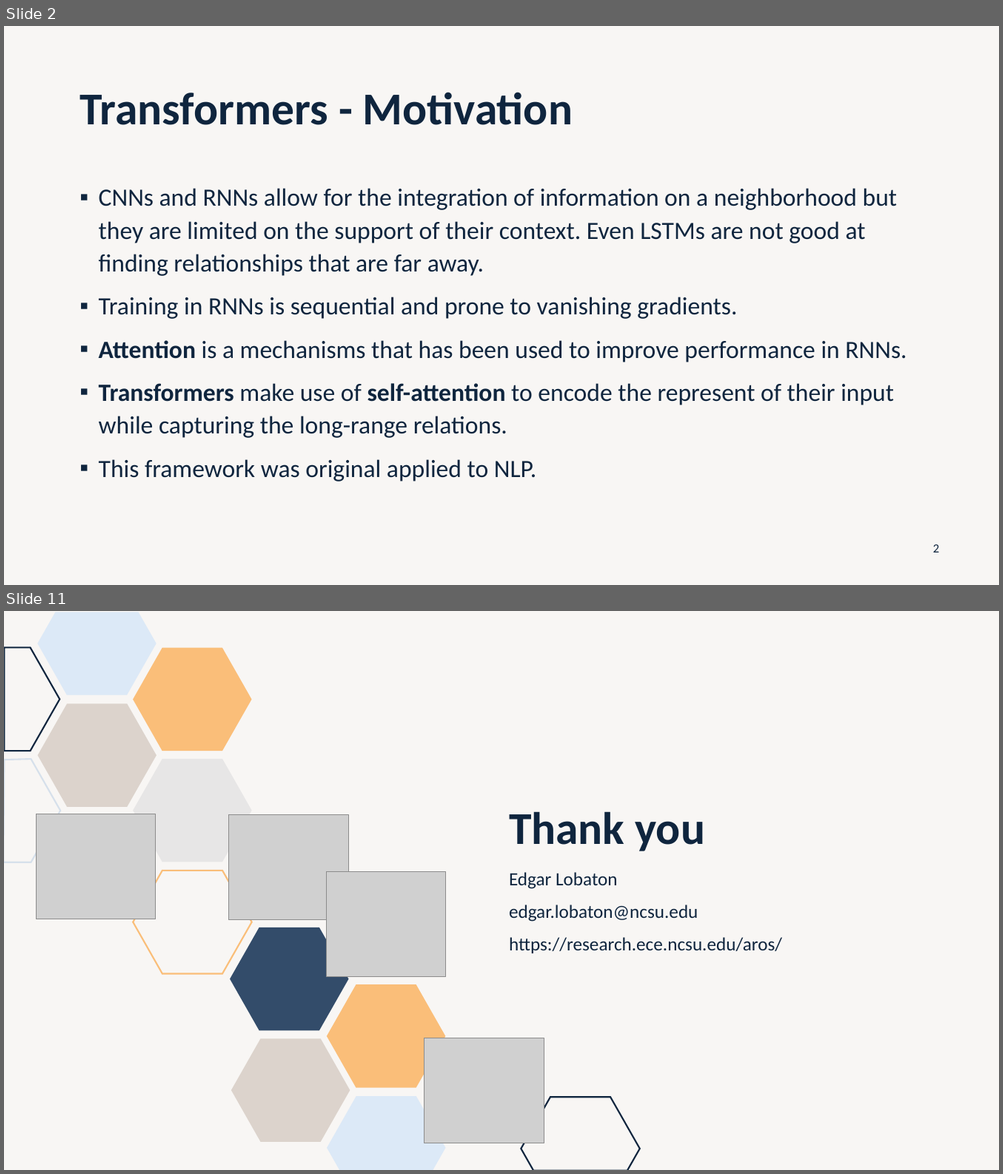
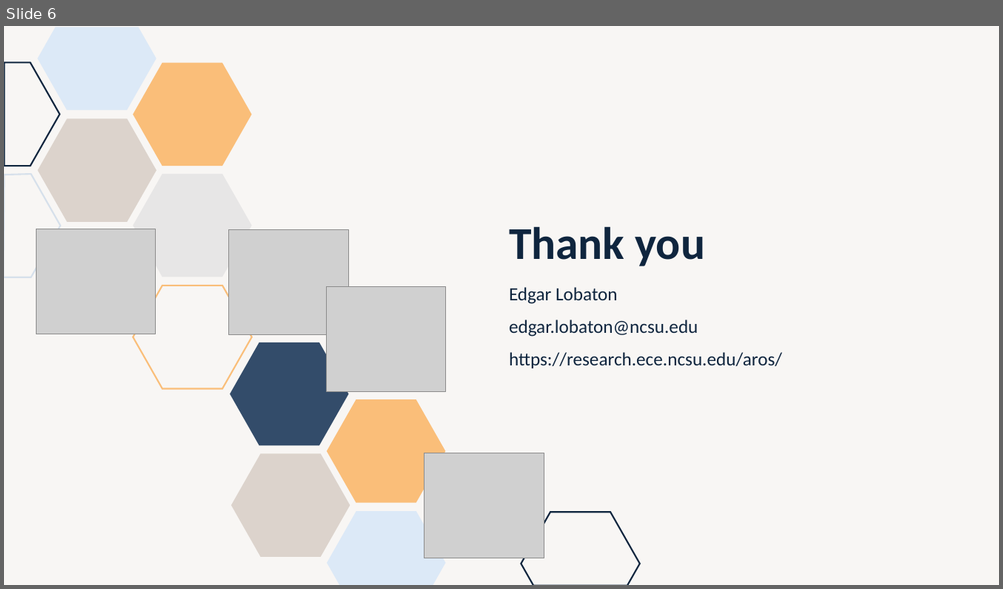
Before and after one commit to lobaton/Deep-Learning-with-Python, a slide deck: Slides/09 - Diffusion Models.pptx. Shown one above the other, each under a label of ours: slides 2 and 11 before the commit, slide 6 after it; the slides between them are not shown. The pictures are 1003x1174 and 1003x589 pixels, drawn with LibreOffice and Linux fonts; fonts in the diff are those of the drawing; grey boxes stand for pictures. Boxes give left, top, right and bottom in pixels: in the first picture for what was removed or moved away, otherwise in the second. Text is boxed around its words. In the diff, an @@ line names an element or a change of style, - is before the commit and + after.

```diff
--- a/Slides/09 - Diffusion Models.pptx
+++ b/Slides/09 - Diffusion Models.pptx
@@ slide 2 removed at <box>4,26,999,585</box>, background #DCD3CC at 20% opacity @@
@@ title removed at <box>79,92,572,125</box> @@
-Transformers - Motivation
@@ text removed at <box>99,188,906,482</box> @@
-▪ CNNs and RNNs allow for the integration of information on a neighborhood but they are limited on the support of their context. Even LSTMs are not good at finding relationships that are far away.
-▪ Training in RNNs is sequential and prone to vanishing gradients.
-▪ Attention is a mechanisms that has been used to improve performance in RNNs.
-▪ Transformers make use of self-attention to encode the represent of their input while capturing the long-range relations.
-▪ This framework was original applied to NLP.
@@ page number removed at <box>933,545,939,553</box> @@
-2
@@ what was slide 11 is now slide 6 @@
```
Also in this commit, not shown: 1 slide changed, 4 slides added, 8 other slides removed.
